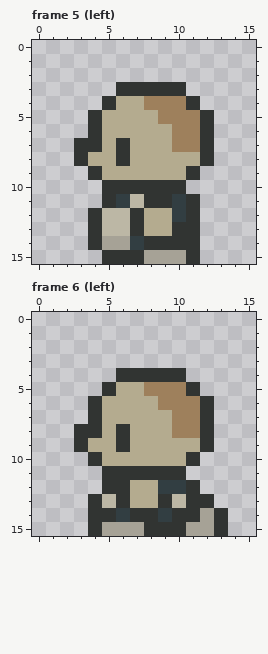
One commit to this pixel-art file: project/assets/spritesheets/humans.ase. Above, as it was before the edit.
16x16 pixels, 6 frames. Shown: frame 5 (left), frame 6 (left). The commit also changed other frames, which this record leaves out.
Now the later version:
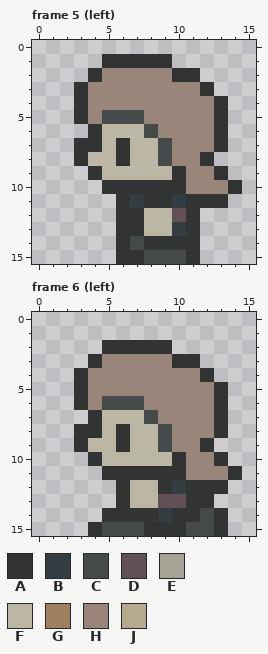
Palette (. is transparent): A #313432  B #323e42  C #454b4b  D #625055  E #a6a296  F #bcb7a5  G #9e805c  H #998579  J #b4ab8f
Edits made:
layer "Brad Base" now hidden
layer "Brad Hair" now hidden
layer "C Base" added
layer "C Hair" added
Changed rows in their new state; - is an unchanged pixel.
Frame 5 (left):
first column x 3:
 1 --AAAAA-----
 2 -AHHHHHAA---
 3 AHHHHHHHHA--
 4 AHHHHHHHHHA-
 5 AHCCCHHHHHA-
 6 --FFFCHHHHA-
 7 --F-FFCHHHA-
 8 -FF-FFCHH---
 9 --FFFFFAHHA-
10 --------HHHA
11 --.AB----AA-
12 -..A-FFD----
13 -..A-FFB----
14 -..AC-------
15 --.--CCC----
Frame 6 (left):
first column x 3:
 2 --AAAAA-----
 3 -AHHHHHAA---
 4 AHHHHHHHHA--
 5 AHHHHHHHHHA-
 6 AHCCCHHHHHA-
 7 --FFFCHHHHA-
 8 --F-FFCHHHA-
 9 -FF-FFCHH---
10 --FFFFFAHHA-
11 --------HHHA
12 --.-FFA--AA-
13 -..-FFDD----
14 -.-A-----C--
15 --CCC---CC--
Boxes around the changes in both pictures, in picture pixels (x1, y1, x2, y2):
changed: (74, 54, 242, 264)
changed: (74, 340, 242, 536)
